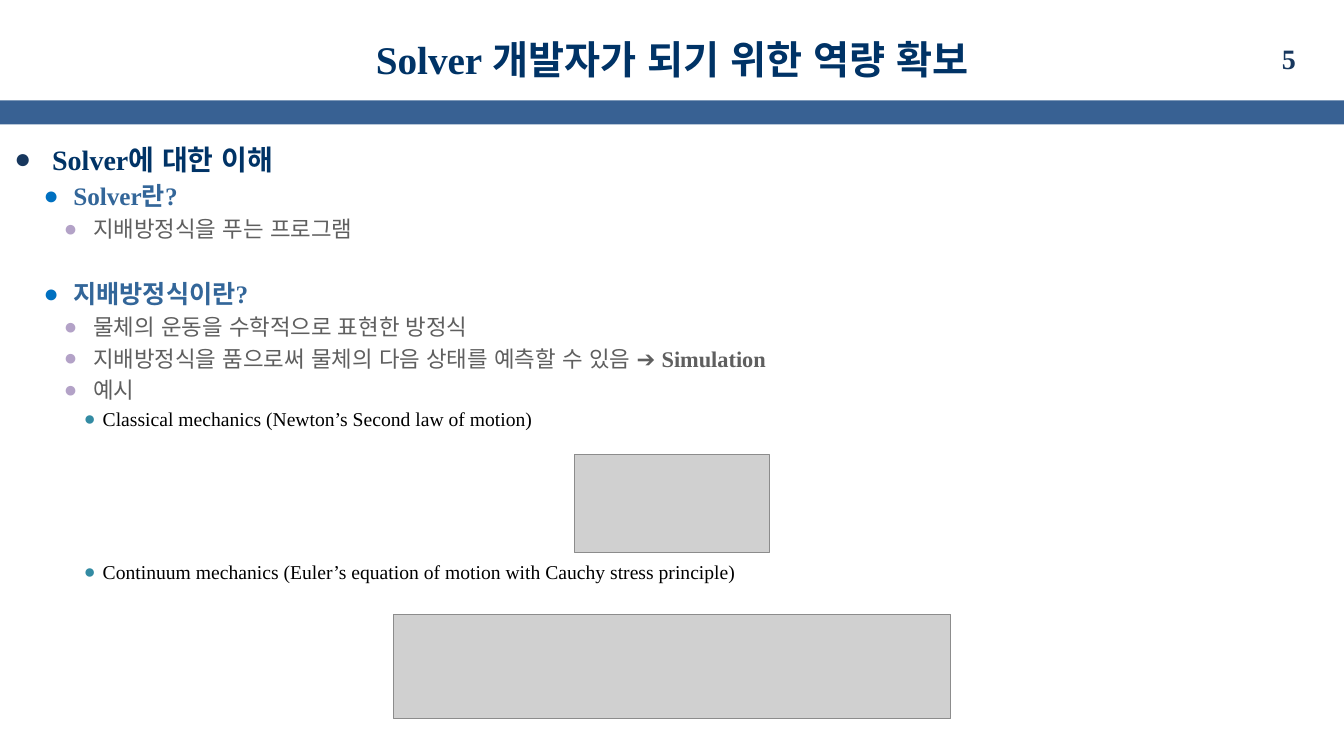
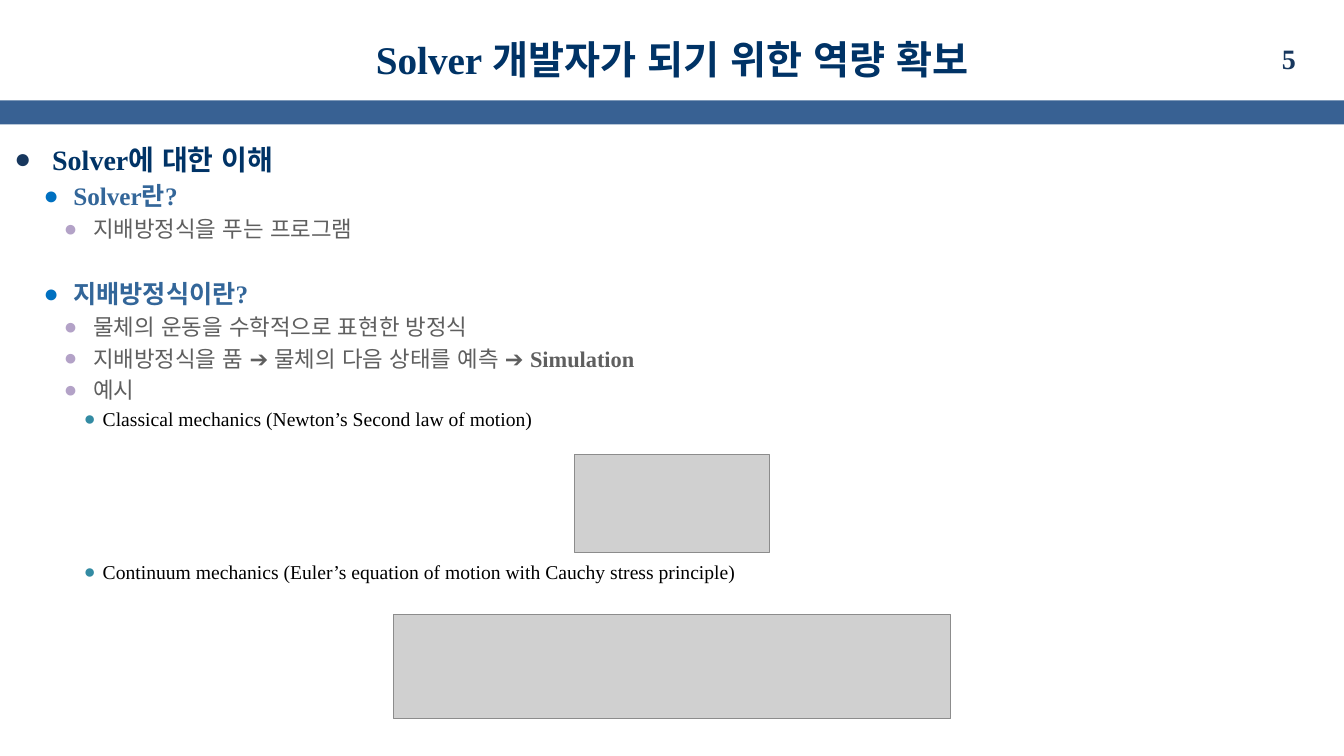
Before and after one commit to kms0523/Study, a slide deck: slide 5 of 발표자료/성과발표(중간).pptx. Drawn at 1344x756 pixels with LibreOffice and Linux fonts; fonts in the diff are those of the drawing; grey boxes stand for pictures; background and template pictures are left out. Boxes give left, top, right and bottom in pixels: in the first picture for what was removed or moved away, otherwise in the second. Text is boxed around its words. In the diff, an @@ line names an element or a change of style, - is before the commit and + after.

```diff
--- a/발표자료/성과발표(중간).pptx
+++ b/발표자료/성과발표(중간).pptx
@@ text at box(93, 348, 634, 369): text changed @@
-    ● 지배방정식을 품으로써 물체의 다음 상태를 예측할 수 있음 ➔ Simulation
+    ● 지배방정식을 품 ➔ 물체의 다음 상태를 예측 ➔ Simulation
```
Also in this commit, not shown: 2 other slides changed, 1 slide added.
